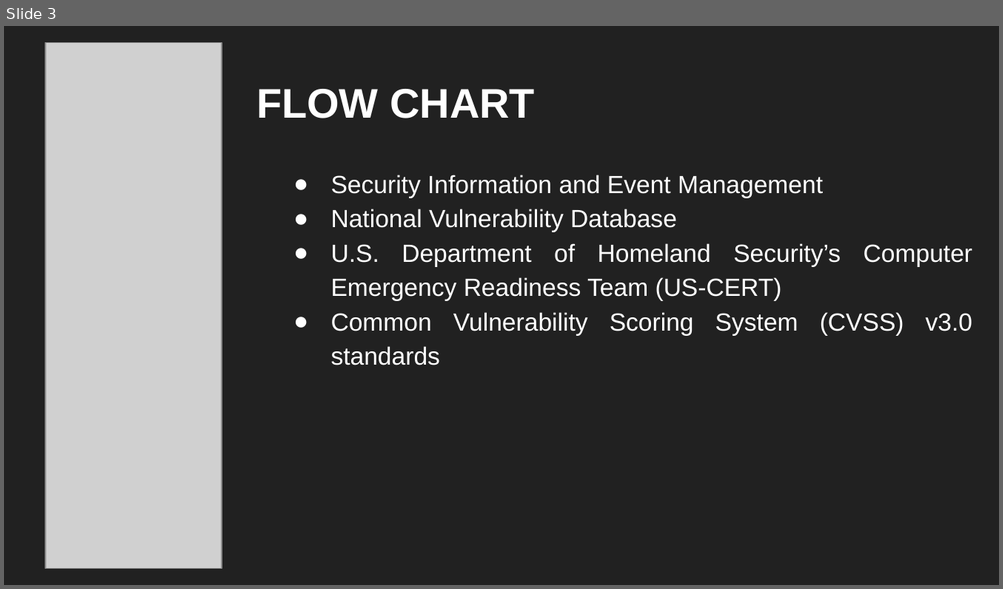
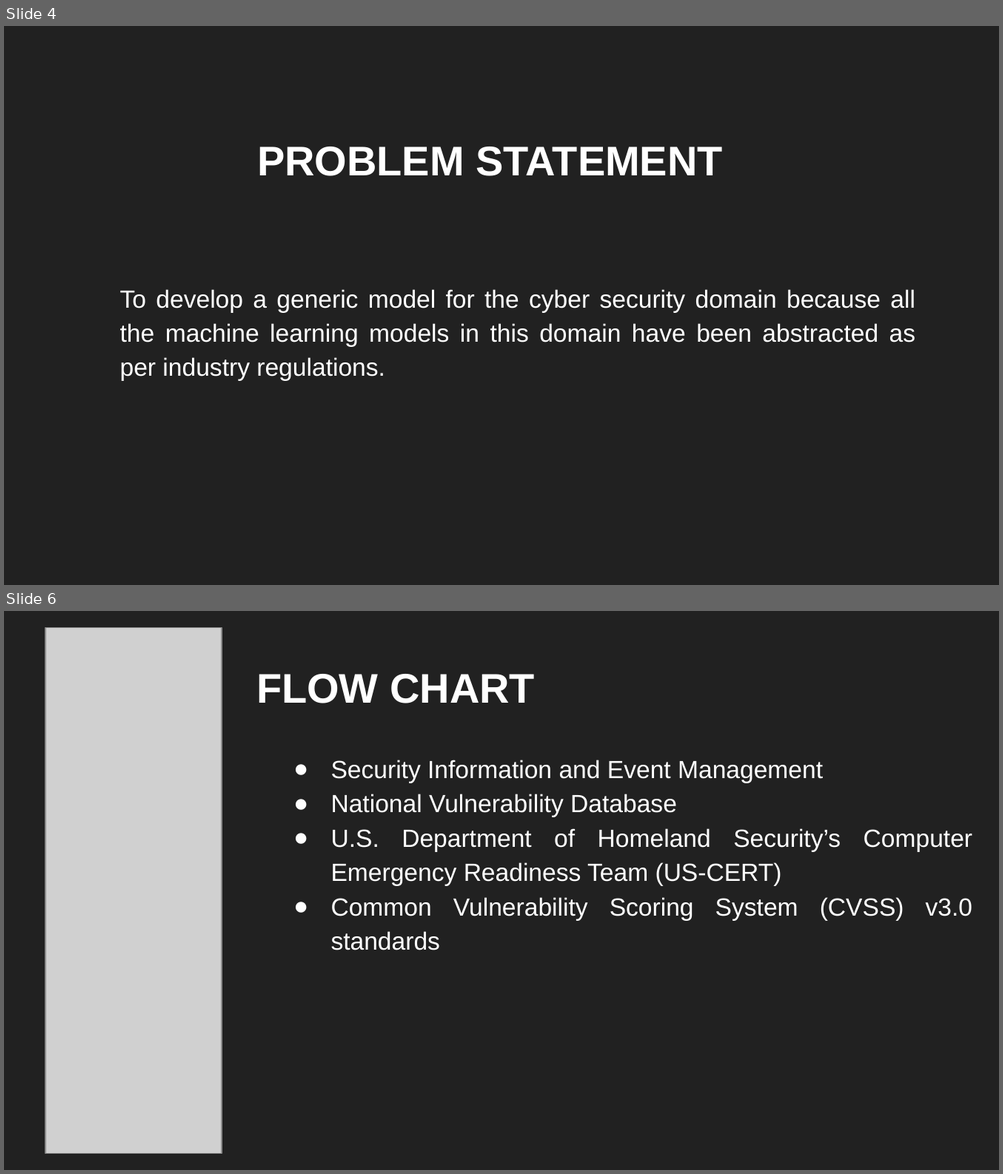
Before and after one commit to sbenstewart/cip-lab, a slide deck: presentation/presentation.pptx. Shown one above the other, each under a label of ours: slide 3 before the commit, slides 4 and 6 after it; the slides between them are not shown. The pictures are 1003x589 and 1003x1174 pixels, drawn with LibreOffice and Linux fonts; fonts in the diff are those of the drawing; grey boxes stand for pictures. Boxes give left, top, right and bottom in pixels: in the first picture for what was removed or moved away, otherwise in the second. Text is boxed around its words. In the diff, an @@ line names an element or a change of style, - is before the commit and + after.

```diff
--- a/presentation/presentation.pptx
+++ b/presentation/presentation.pptx
@@ slide 4 added at [4,26,999,585], background #212121 @@
@@ title added at [257,147,723,176], 30 pt, text #FFFFFF, bold @@
+PROBLEM STATEMENT
@@ subtitle added at [120,289,915,380], 18 pt, text #FFFFFF @@
+To develop a generic model for the cyber security domain because all the machine learning models in this domain have been abstracted as per industry regulations.
@@ what was slide 3 is now slide 6 @@
```
Also in this commit, not shown: 1 slide changed, 9 other slides added, 1 slide removed, 2 other files.
